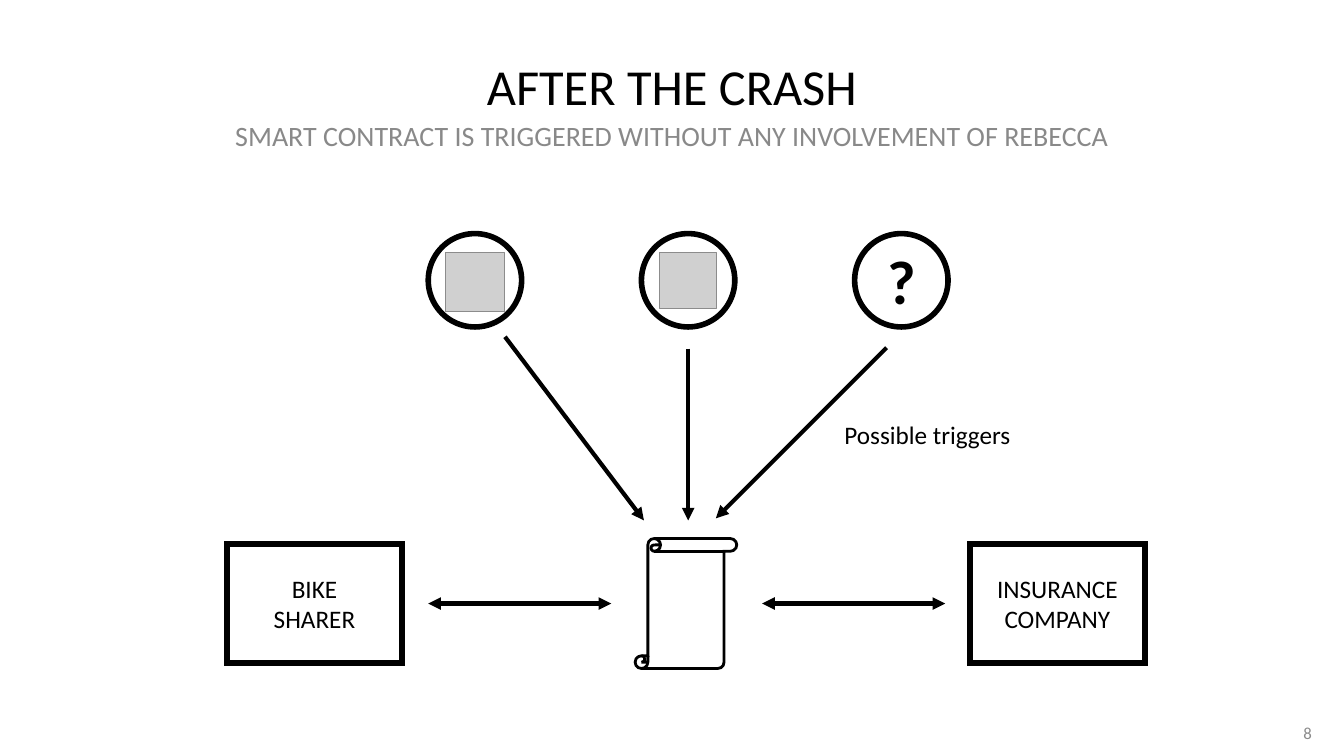
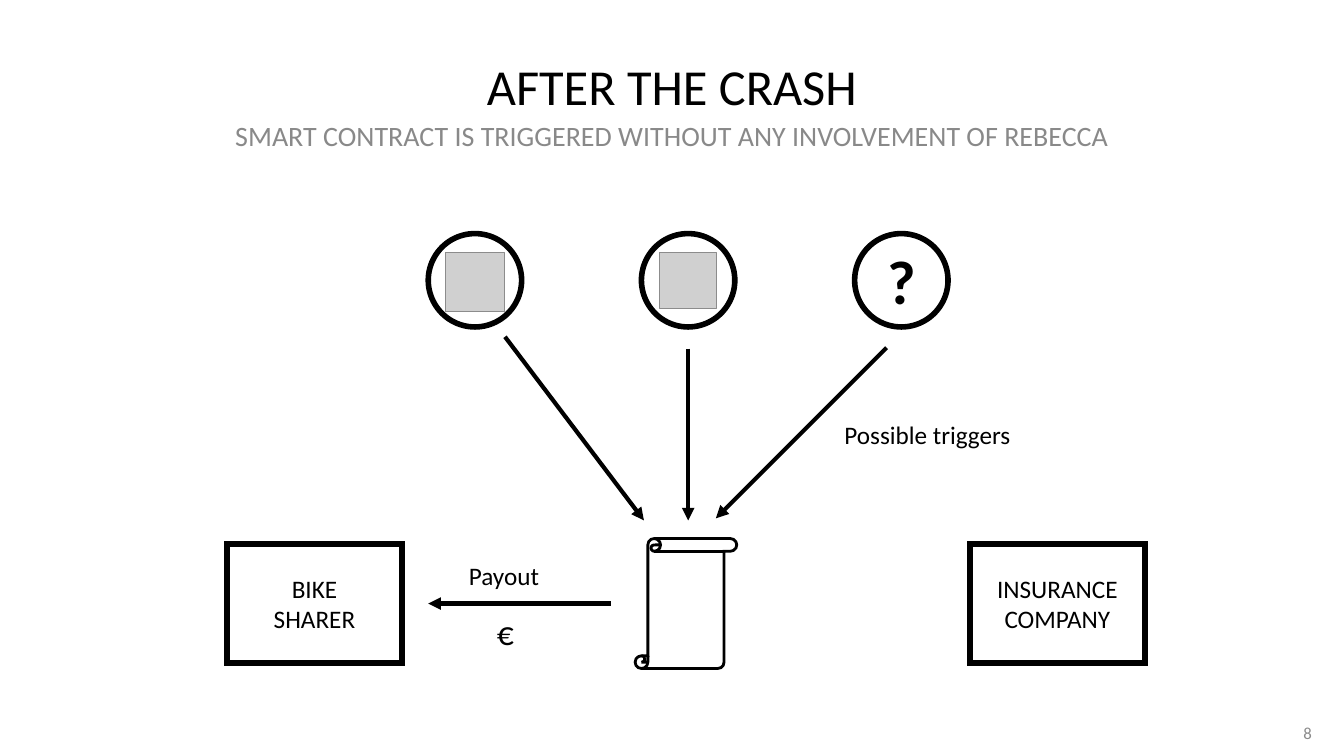
Before and after one commit to blockchained-mobility-hack/supercrispy, a slide deck: slide 8 of hackathon-presentation.pptx. Drawn at 1344x756 pixels with LibreOffice and Linux fonts; fonts in the diff are those of the drawing; grey boxes stand for pictures. Boxes give left, top, right and bottom in pixels: in the first picture for what was removed or moved away, otherwise in the second. Text is boxed around its words. In the diff, an @@ line names an element or a change of style, - is before the commit and + after.

Commit message:
presentation v2

```diff
--- a/hackathon-presentation.pptx
+++ b/hackathon-presentation.pptx
@@ text added at (469,568,539,589), 18 pt, text #000000 @@
+Payout
@@ double arrow (429, 604) - (611, 604): double arrow to arrow @@
@@ text added at (487,607,524,657), 24 pt, text #000000 @@
+€
@@ double arrow removed from (762, 604) to (946, 604) @@
```
Also in this commit, not shown: 1 slide added.
